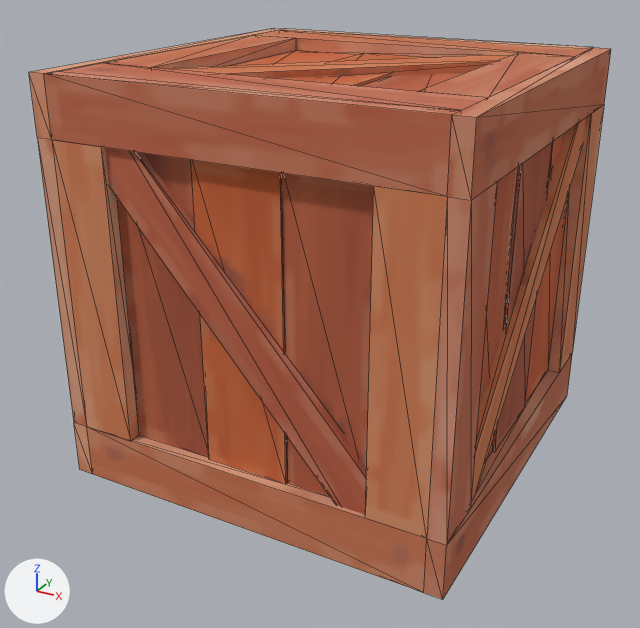
Before and after pictures for a commit that changed the FBX model desert-fps/assets/out/crate/crate_low.fbx.
The view is the same before and after, from a 50 mm camera at (0.0293, -0.057, 0.0386) aimed at (-0.0008, -0.0023, 0.0113). The lights are fixed; the arrows at lower left show +X, +Y and +Z. The older version comes first. Mesh edges are drawn as thin lines. Where no turn or scale is listed for an object, it has been applied to the vertices. Vertices at exactly the same position are counted once.

The first picture shows 'crate'.
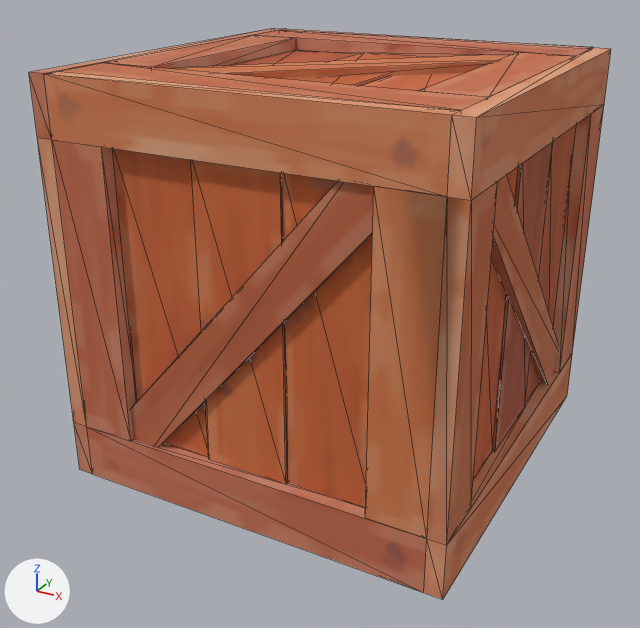
Boxes [x1, y1, x2, y2] around the edits, measured in the pictures (640 x 628 px; the box of a moved part takes in the faces that stretch with it):
part 1 of me_crate, moved or reshaped
    before: [472, 118, 586, 497]
    after: [491, 175, 559, 384]
part 2 of me_crate, moved or reshaped (not visible before)
    after: [131, 181, 374, 447]
part 3 of me_crate, moved or reshaped (not visible afterwards)
    before: [105, 148, 367, 514]
part 4 of me_crate, moved or reshaped
    both: [37, 35, 604, 545]
part 5 of me_crate, surface changed
    both: [29, 28, 611, 593]

Diff of the bpy script that builds the scene:
```diff
--- a/desert-fps/assets/out/crate/crate_low.fbx.py
+++ b/desert-fps/assets/out/crate/crate_low.fbx.py
@@ me_crate @@
 # used by ob_crate; location = (0.0, 0.0, 0.0)
-me_crate.from_pydata(...)  # 304 vertices, 588 faces; spans x -0.015..0.015, y -0.015..0.015, z 0.0..0.03
+me_crate.from_pydata(...)  # 264 vertices, 588 faces; spans x -0.015..0.015, y -0.015..0.015, z 0.0..0.03
+# me_crate part 1: the loose piece of 8 vertices spanning x 0.0137..0.0147, y -0.0131..0.0131, z 0.0019..0.0281 is turned 90 degrees about the x axis through its middle
+# me_crate part 2: the loose piece of 8 vertices spanning x -0.0118..0.0118, y 0.0137..0.0147, z 0.002..0.028 is turned 180 degrees about the z axis through the mesh origin
+# me_crate part 3: the loose piece of 8 vertices spanning x -0.0118..0.0118, y -0.0147..-0.0137, z 0.002..0.028 is turned 180 degrees about the z axis through the mesh origin
+# me_crate part 4
+# 40 vertices are removed from x -0.015..0.015, y -0.015..0.015, z 0.0042..0.03
+# 143 faces are deleted
+# 143 new faces join them
+# me_crate part 5: 397 kept faces spanning x -0.015..0.015, y -0.015..0.015, z 0.0..0.03 get new texture (UV) coordinates
+# other edits to the shape of me_crate do not show in these pictures
 me_crate.materials.append(mat_crate)
```
